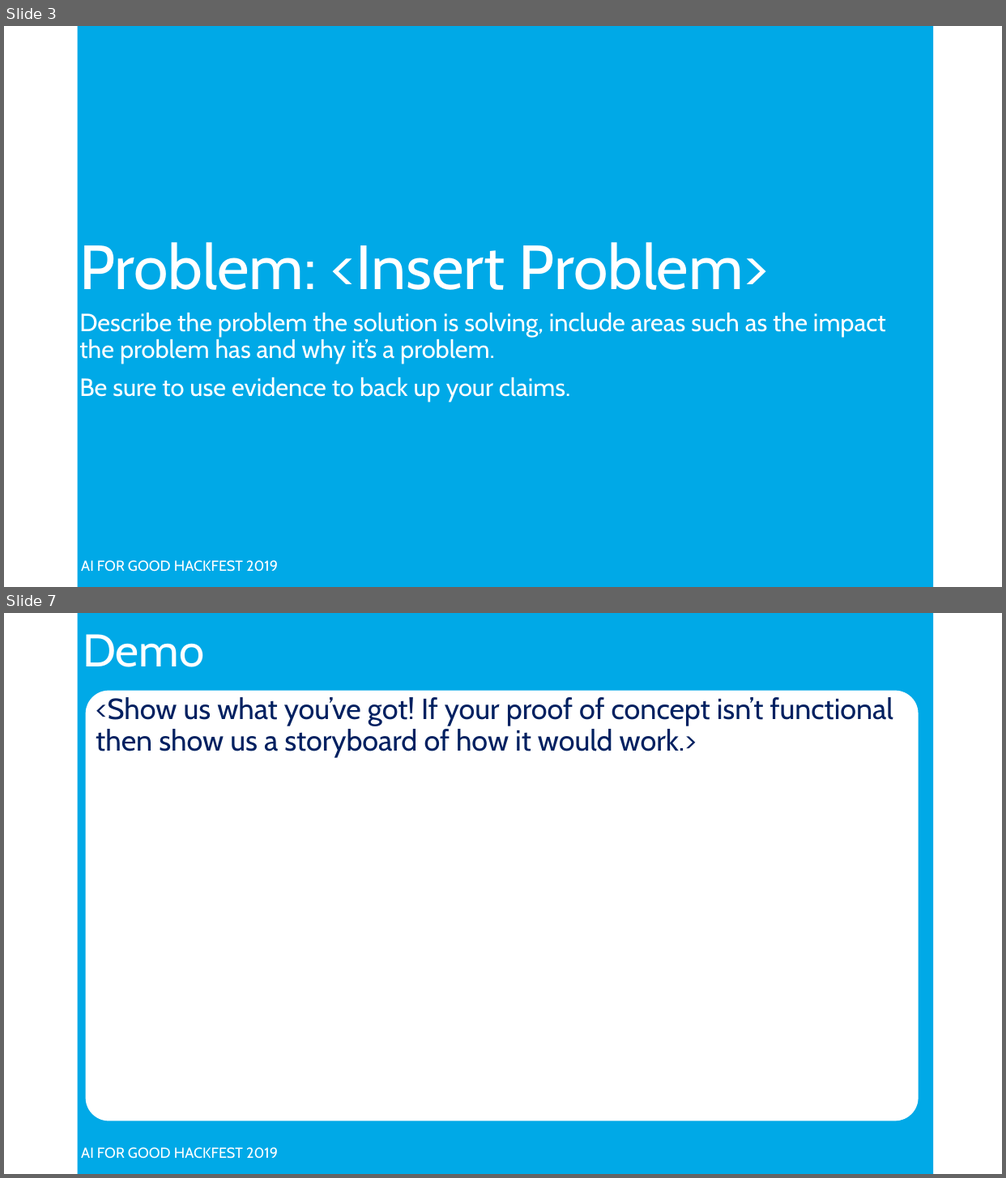
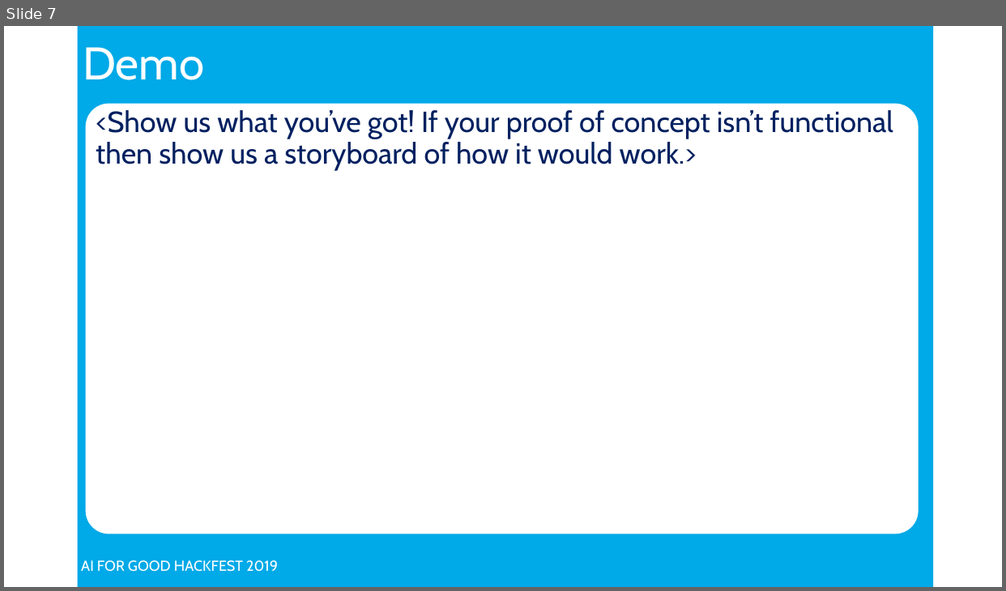
Before and after one commit to hannah-brydon/flight-climate, a slide deck: Hackfest-Presentation.pptx. Shown one above the other, each under a label of ours: slides 3 and 7 before the commit, slide 7 after it; the slides between them are not shown. The pictures are 1006x1178 and 1006x591 pixels, drawn with LibreOffice and Linux fonts; fonts in the diff are those of the drawing; background and template pictures are left out. Boxes give left, top, right and bottom in pixels: in the first picture for what was removed or moved away, otherwise in the second. Text is boxed around its words. In the diff, an @@ line names an element or a change of style, - is before the commit and + after.

```diff
--- a/Hackfest-Presentation.pptx
+++ b/Hackfest-Presentation.pptx
@@ slide 3 removed at (4, 26, 1002, 587), background #FFFFFF; not listed: 2 template elements that a slide beside it also shows @@
@@ title removed at (79, 242, 769, 290) @@
-Problem: <Insert Problem>
@@ text removed at (79, 313, 886, 401) @@
-Describe the problem the solution is solving, include areas such as the impact the problem has and why it’s a problem.
-Be sure to use evidence to back up your claims.
```
Also in this commit, not shown: 2 slides changed, 4 slides added, 3 other slides removed, 1 other file.
